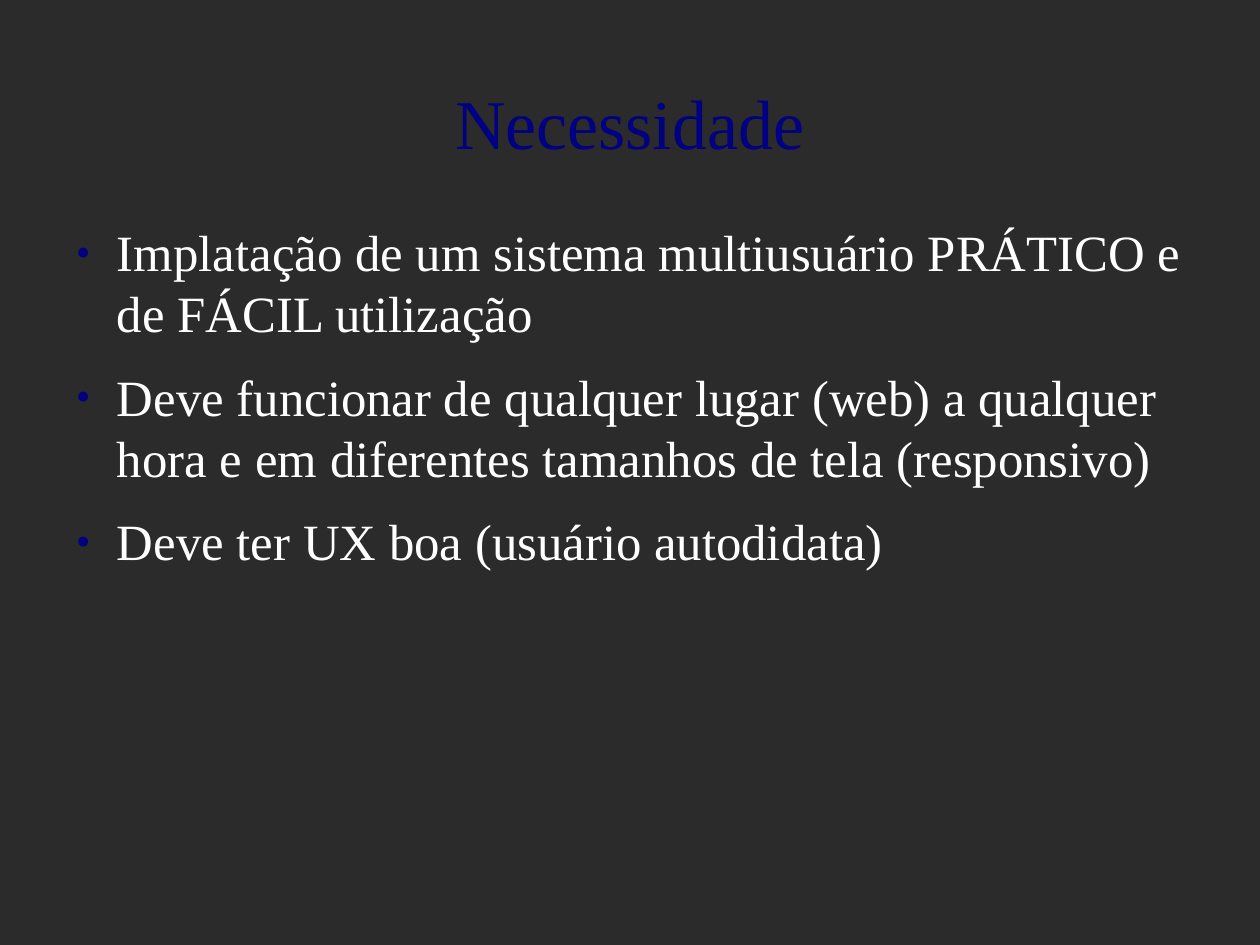
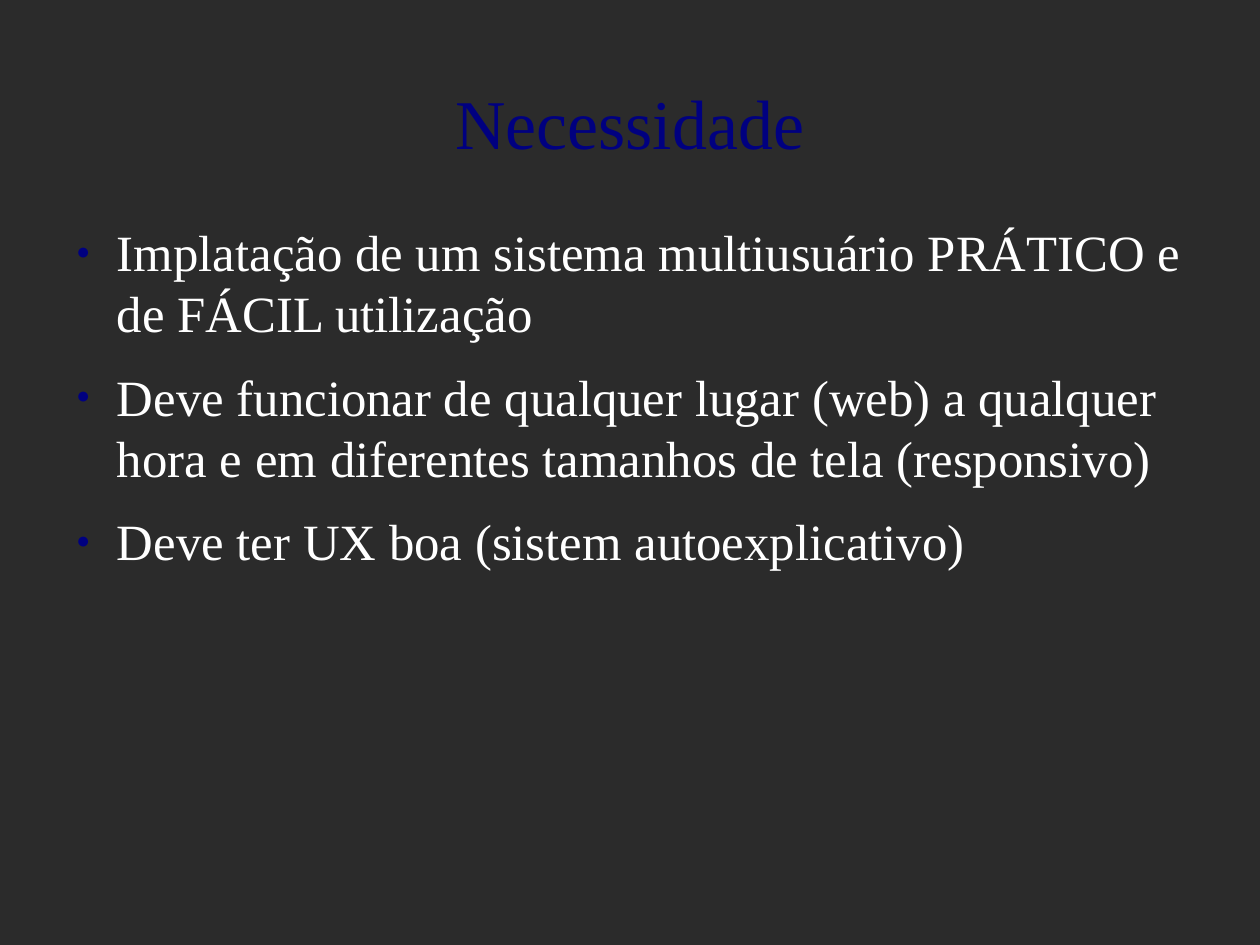
Before and after one commit to billzee/azordens, a slide deck: slide 4 of doc/presentation/presentation.odp. Drawn at 1260x945 pixels with LibreOffice and Linux fonts; fonts in the diff are those of the drawing; background and template pictures are left out; a plain dark background stands for a picture behind light text. Boxes give left, top, right and bottom in pixels: in the first picture for what was removed or moved away, otherwise in the second. Text is boxed around its words. In the diff, an @@ line names an element or a change of style, - is before the commit and + after.

```diff
--- a/doc/presentation/presentation.odp
+++ b/doc/presentation/presentation.odp
@@ text at (117, 524, 965, 571): text changed @@
-● Deve ter UX boa (usuário autodidata)
+● Deve ter UX boa (sistem autoexplicativo)
```
Also in this commit, not shown: 1 other slide changed, 1 slide added, 5 other files.
